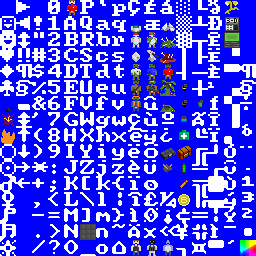
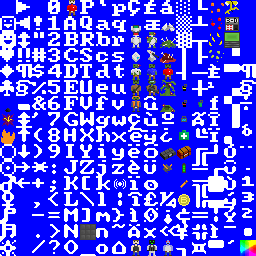
Layered file, before and after one edit (256 × 256). Changes by layer:
added layer "oranges" above "apples" over [211, 2, 224, 13]
added layer "apples" above "bananas" over [211, 17, 222, 30]
added layer "bananas" above "starfruit" over [209, 32, 222, 46]
added layer "starfruit" above "hydroRacks" over [209, 50, 224, 62]
added layer "bracket replace" above "Layer 0" over [114, 179, 126, 189]
painted on "Layer 0", masked it over [112, 0, 224, 190]
